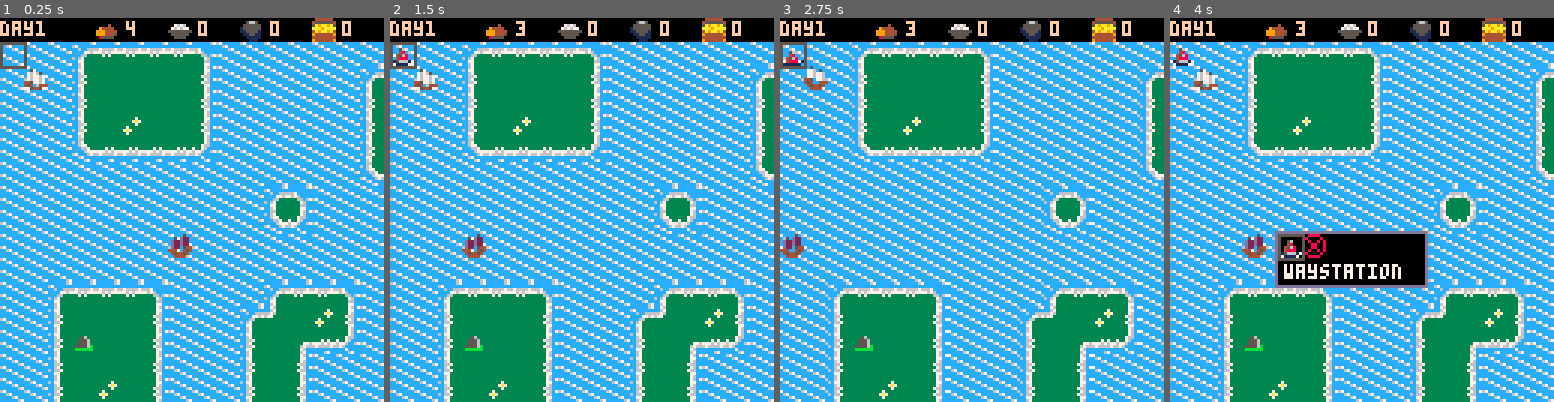
Above: before the commit, frames 1-4 (left to right).
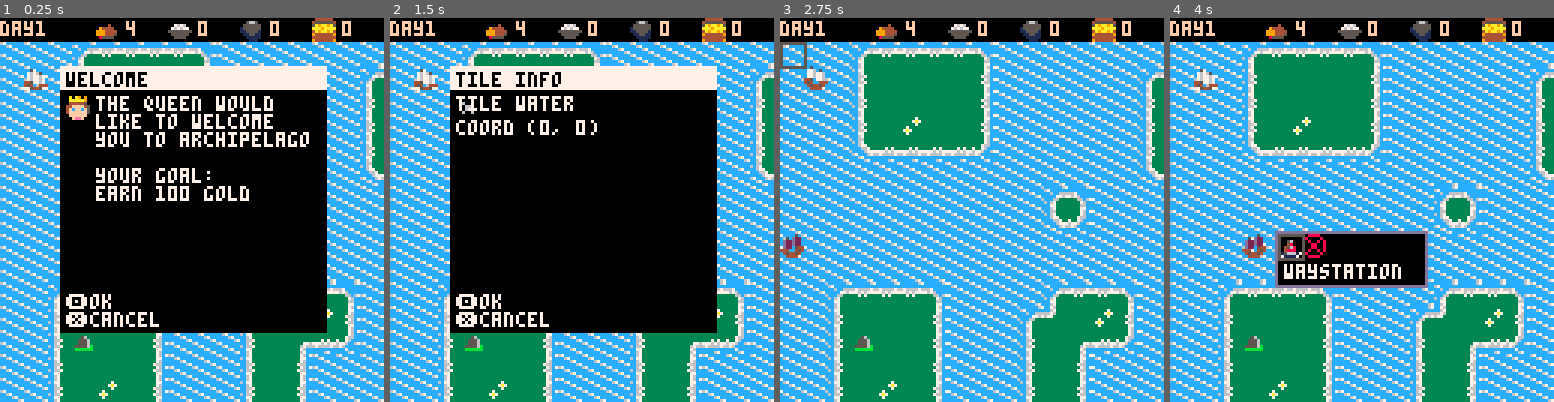
Above: after the commit, the same moments.

Repository: ignoreintuition/archipelago
Game: PICO-8 cartridge archipelago.p8
Two runs of this game, one before a commit and one after it. Both use one fixed random seed, a clock stepped at 60 frames per second and the inputs below.
Inputs:
- Up to frame 1 (0.25 s): no input
- Up to frame 2 (1.5 s): tap O (Z key) at 0.33, 0.7, 1.43 s; tap X (X key) at 1.07 s
- Up to frame 3 (2.75 s): hold Left 1.97-2.37 s; tap X (X key) at 2.07, 2.4, 2.73 s; tap O (Z key) at 2.22 s; hold Down from 2.42 s (still down)
- Up to frame 4 (4 s): release Down at 2.82 s; hold Right 2.87-3.53 s; tap X (X key) at 3.07, 3.4, 3.73 s; tap O (Z key) at 3.1, 3.98 s; hold Up from 3.58 s (still down)

The runs differ from the first frame. In frame 1, 48% of the frame differs, in the area x 0-86%, y 6-83%; in frame 2, 48%, in the area x 0-86%, y 0-83%; in frame 3, 0.2%; in frame 4, 0.2%.

Commit message:
Added goals

Diff:
--- a/archipelago.p8
+++ b/archipelago.p8
@@ -18,6 +18,7 @@
 #include src/enemy.lua
 #include src/timers.lua
 #include src/resources.lua
+#include src/goals.lua
 -->8
 __gfx__
 000000007cccccc667cccccccc673333333376c733333333cccccc67cccccc67cccccc67cc663333333376c73333333333333333333366cccc76333333333333
--- a/src/dialog.lua
+++ b/src/dialog.lua
@@ -10,7 +10,7 @@
   closeWindow = false
 }
 
-function dialog(t, c, sz)
+function dialog(t, c, sz, spr)
   d = {
     active = true,
     resolved = false,
@@ -20,16 +20,25 @@
     x = mapX * 8 + dSize[sz][1],
     y = mapY * 8 + dSize[sz][2],
   }
+  if spr then
+    d.imageDialog = true
+    d.spr = spr
+  end
   mode = modes["dialog"]
 end
 
 function drawDialog()
+  offset = 0
+  if d["imageDialog"] then
+    offset = 10
+  end
   if d["active"] == true then
     rectfill(d.x, d.y, d.x + dSize[d.sz][3], d.y + 8, 7)
     rectfill(d.x, d.y + 8, d.x + dSize[d.sz][3], d.y + dSize[d.sz][4] - 8, 0)
     print(d.t, d.x + 2, d.y + 2, 0)
+    spr(d["spr"], d.x + 2, d.y + 10)
     for i, v in ipairs(d.c) do
-      print(v, d.x + 2, d.y + 10 + 8 * (i - 1), 7)
+      print(v, d.x + 2 + offset, d.y + 10 + 8 * (i - 1), 7)
     end
     print("\n🅾️ok\n❎cancel", d.x + 2, d.y + dSize[d.sz][4] - 26)
   end
--- a/src/game.lua
+++ b/src/game.lua
@@ -56,6 +56,7 @@
   initTimers()
   initResources()
   printStats()
+  initGoals()
 end
 
 function _update()
@@ -64,6 +65,7 @@
   updateEnemy()
   updateUi()
   updateTimers()
+  updateGoals()
 end
 
 function _draw()
@@ -73,6 +75,7 @@
   drawToolbar()
   drawDialog()
   drawUi()
+  drawGoals()
 end
 
 function printStats()
--- /dev/null
+++ b/src/goals.lua
@@ -0,0 +1,35 @@
+function initGoals()
+  displayGoal = true
+  goalSuccess = false
+end
+
+function updateGoals()
+  if displayGoal then
+    if btnp(❎) or btnp(🅾️) then
+      displayGoal = false
+    end
+  end
+  if resource.gold >= 100 then
+    goalSuccess = true
+  end
+end
+
+function drawGoals()
+  if displayGoal then
+    dialog(
+      "welcome",
+      { "the queen would\nlike to welcome\nyou to archipelago\n\nyour goal: \nearn 100 gold" },
+      "lg",
+      64
+    )
+    mode = modes["dialog"]
+  elseif goalSuccess then
+    dialog(
+      "congratulations",
+      { "the queen is\nsatisfied\n" },
+      "lg",
+      64
+    )
+    mode = modes["dialog"]
+  end
+end
Not shown, changed: config.txt
Not shown, changed: dist/archipelago.p8.png
